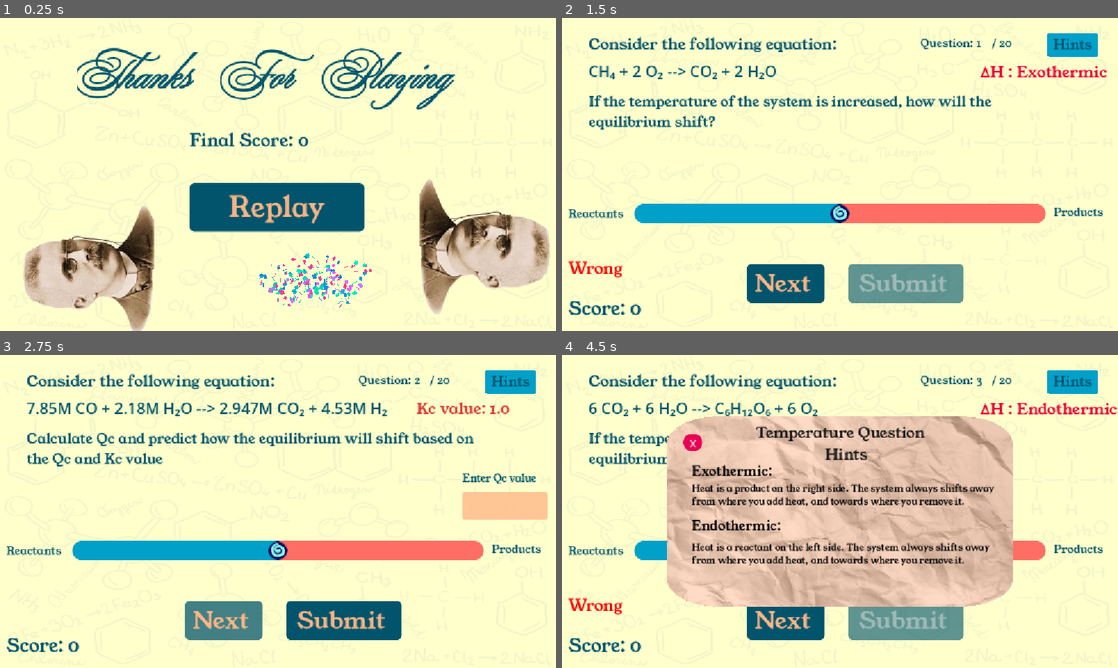
Above: before the commit, frames 1-4 (two rows, left to right).
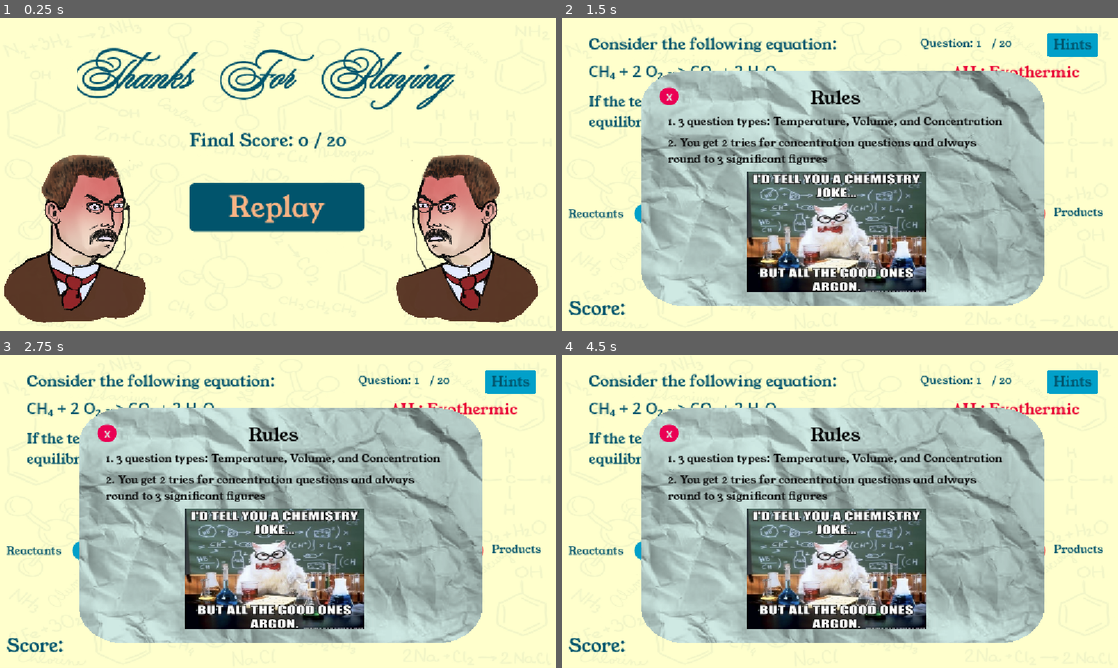
Above: after the commit, the same moments.

Repository: iisalut/Le-Chateliers-Principles-game
Game: Godot game, scene res://end_game.tscn
The game is run twice, just before and just after one commit, with the same random seed, the same clock (stepped at 60 frames per second) and the same inputs. This scene is started directly instead of the project's main scene.
Inputs:
- Up to frame 1 (0.25 s): no input
- Up to frame 2 (1.5 s): click "Replay" at 0.5 s; click "Submit" at 1.25 s
- Up to frame 3 (2.75 s): click "Next" at 2 s
- Up to frame 4 (4.5 s): click "Next" at 2.75 s; click "Hints" at 3.5 s; click "Submit" at 4.25 s

The runs differ from the first frame. In frame 1, 21% of the frame differs, in the area x 0-99%, y 36-100%; in frame 2, 54%; in frame 3, 56%, in the area x 4-99%, y 7-95%; in frame 4, 55%.

Commit message:
fixed jump scare + game finished

Diff:
--- a/actual-le-chateliers/end_game.gd
+++ b/actual-le-chateliers/end_game.gd
@@ -2,10 +2,24 @@
 
 @onready var game_over_text_2: RichTextLabel = $"game over text2"
 @onready var replay_button: Button = $"replay button"
+@onready var confetti_particles: Node2D = $"confetti particles"
+@onready var prof_mad_1: TextureRect = $"prof mad1"
+@onready var prof_mad_2: TextureRect = $"prof mad2"
+@onready var prof_2: TextureRect = $prof2
+@onready var prof_1: TextureRect = $prof1
+
 
 func _ready():
-	game_over_text_2.text="Final Score: "+str(QsData.score)
-
+	game_over_text_2.text="Final Score: "+str(QsData.score)+" / 20"
+	prof_1.hide()
+	prof_2.hide()
+	confetti_particles.hide()
+	if QsData.score>10:
+		prof_mad_1.hide()
+		prof_mad_2.hide()
+		confetti_particles.show()
+		prof_1.show()
+		prof_2.show()
 
 
 func _on_replay_button_pressed() -> void:
--- a/actual-le-chateliers/end_game.tscn
+++ b/actual-le-chateliers/end_game.tscn
@@ -3,8 +3,8 @@
 [ext_resource type="Script" uid="uid://0hma4yv3q2ki" path="res://end_game.gd" id="1_sjse8"]
 [ext_resource type="FontFile" uid="uid://cu650w5n7xbn0" path="res://Ballet-Regular-VariableFont_opsz.ttf" id="2_5q2h6"]
 [ext_resource type="Texture2D" uid="uid://c3n7fws0ko2pq" path="res://Screenshot 2026-07-20 at 11.22.08 PM.png" id="2_semjh"]
-[ext_resource type="Texture2D" uid="uid://c404hqxju8mee" path="res://le chatelier dude.png" id="3_4amj7"]
 [ext_resource type="FontFile" uid="uid://buyk8sfuem2ob" path="res://YoungSerif-Regular.ttf" id="3_8aegd"]
+[ext_resource type="Texture2D" uid="uid://ld0ldkxhqi4m" path="res://happy+sad chat dude.PNG" id="5_4amj7"]
 [ext_resource type="PackedScene" uid="uid://b8v5ombwqgj6g" path="res://confetti_particles.tscn" id="6_4amj7"]
 
 [sub_resource type="StyleBoxFlat" id="StyleBoxFlat_semjh"]
@@ -25,6 +25,14 @@
 
 [sub_resource type="StyleBoxFlat" id="StyleBoxFlat_h3nuw"]
 bg_color = Color(0.007843138, 0.4509804, 0.5764706, 0.75686276)
+corner_radius_top_left = 10
+corner_radius_top_right = 10
+corner_radius_bottom_left = 10
+corner_detail = 20
+
+[sub_resource type="AtlasTexture" id="AtlasTexture_h3nuw"]
+atlas = ExtResource("5_4amj7")
+region = Rect2(0, 478.42322, 2089.8691, 2259.7769)
 
 [sub_resource type="Animation" id="Animation_semjh"]
 loop_mode = 1
@@ -61,6 +69,90 @@
 _data = {
 &"RESET": SubResource("Animation_semjh"),
 &"spin1": SubResource("Animation_4amj7")
+}
+
+[sub_resource type="AtlasTexture" id="AtlasTexture_jppxx"]
+atlas = ExtResource("5_4amj7")
+region = Rect2(149.57813, 501.8003, 1909.1216, 2197.438)
+
+[sub_resource type="AtlasTexture" id="AtlasTexture_2goxq"]
+atlas = ExtResource("5_4amj7")
+region = Rect2(2175.585, 299.1996, 1940.291, 2361.0771)
+
+[sub_resource type="Animation" id="Animation_5mt7g"]
+length = 0.001
+tracks/0/type = "value"
+tracks/0/imported = false
+tracks/0/enabled = true
+tracks/0/path = NodePath(".:position")
+tracks/0/interp = 1
+tracks/0/loop_wrap = true
+tracks/0/keys = {
+"times": PackedFloat32Array(0),
+"transitions": PackedFloat32Array(1),
+"update": 0,
+"values": [Vector2(803.00006, 242)]
+}
+
+[sub_resource type="Animation" id="Animation_mao43"]
+resource_name = "mad_jitter"
+length = 0.8666667
+loop_mode = 2
+tracks/0/type = "value"
+tracks/0/imported = false
+tracks/0/enabled = true
+tracks/0/path = NodePath(".:position")
+tracks/0/interp = 1
+tracks/0/loop_wrap = true
+tracks/0/keys = {
+"times": PackedFloat32Array(0, 0.13333334, 0.26666668, 0.4, 0.5, 0.6, 0.73333335, 0.8333333),
+"transitions": PackedFloat32Array(1, 1, 1, 1, 1, 1, 1, 1),
+"update": 0,
+"values": [Vector2(803.00006, 242), Vector2(828.00006, 242), Vector2(799, 242), Vector2(821.00006, 242), Vector2(821.00006, 242), Vector2(836.00006, 242), Vector2(791.00006, 242), Vector2(803, 242)]
+}
+
+[sub_resource type="AnimationLibrary" id="AnimationLibrary_b8sqn"]
+_data = {
+&"RESET": SubResource("Animation_5mt7g"),
+&"mad_jitter": SubResource("Animation_mao43")
+}
+
+[sub_resource type="Animation" id="Animation_57ipk"]
+length = 0.001
+tracks/0/type = "value"
+tracks/0/imported = false
+tracks/0/enabled = true
+tracks/0/path = NodePath(".:position")
+tracks/0/interp = 1
+tracks/0/loop_wrap = true
+tracks/0/keys = {
+"times": PackedFloat32Array(0),
+"transitions": PackedFloat32Array(1),
+"update": 0,
+"values": [Vector2(28.999996, 242)]
+}
+
+[sub_resource type="Animation" id="Animation_bx16a"]
+resource_name = "new_animation"
+length = 0.6666667
+loop_mode = 1
+tracks/0/type = "value"
+tracks/0/imported = false
+tracks/0/enabled = true
+tracks/0/path = NodePath(".:position")
+tracks/0/interp = 1
+tracks/0/loop_wrap = true
+tracks/0/keys = {
+"times": PackedFloat32Array(0, 0.076737806, 0.1373203, 0.18578628, 0.24232993, 0.29079592, 0.35945606, 0.42003855, 0.4927375, 0.5573588, 0.6381355),
+"transitions": PackedFloat32Array(1, 1, 1, 1, 1, 1, 1, 1, 1, 1, 1),
+"update": 0,
+"values": [Vector2(28.999996, 242), Vector2(52, 242), Vector2(3.8146973e-06, 242), Vector2(18.999998, 242), Vector2(-11.999998, 242), Vector2(0, 242), Vector2(0, 242), Vector2(-11.999998, 242), Vector2(12.999996, 242), Vector2(2.861023e-06, 242), Vector2(3.8146973e-06, 242)]
+}
+
+[sub_resource type="AnimationLibrary" id="AnimationLibrary_j6s1x"]
+_data = {
+&"RESET": SubResource("Animation_57ipk"),
+&"new_animation": SubResource("Animation_bx16a")
 }
 
 [node name="end game" type="Control" unique_id=1977639254]
@@ -118,7 +210,7 @@
 anchor_bottom = 0.5
 offset_left = -183.0
 offset_top = -96.0
-offset_right = 141.0
+offset_right = 263.0
 offset_bottom = -28.0
 grow_horizontal = 2
 grow_vertical = 2
@@ -151,39 +243,43 @@
 text = "Replay"
 
 [node name="prof1" type="TextureRect" parent="." unique_id=567219752]
+visible = false
 layout_mode = 1
 anchors_preset = 3
 anchor_left = 1.0
 anchor_top = 1.0
 anchor_right = 1.0
 anchor_bottom = 1.0
-offset_left = -338.0
-offset_top = -323.0
-offset_right = -21.669434
-offset_bottom = -22.0
+offset_left = -1215.0
+offset_top = -1304.0
+offset_right = 874.0
+offset_bottom = 955.0
 grow_horizontal = 0
 grow_vertical = 0
 rotation = 6.2831855
-pivot_offset = Vector2(179.867, 161.458)
-texture = ExtResource("3_4amj7")
+scale = Vector2(0.16, 0.16)
+pivot_offset = Vector2(1044.5, 1129.5)
+texture = SubResource("AtlasTexture_h3nuw")
 
 [node name="AnimationPlayer" type="AnimationPlayer" parent="prof1" unique_id=2053656124]
 libraries/ = SubResource("AnimationLibrary_h3nuw")
 autoplay = &"spin1"
 
 [node name="prof2" type="TextureRect" parent="." unique_id=1375762425]
+visible = false
 layout_mode = 1
 anchors_preset = 2
 anchor_top = 1.0
 anchor_bottom = 1.0
-offset_left = 15.0
-offset_top = -326.0
-offset_right = 315.0
-offset_bottom = -25.0
+offset_left = -1581.9999
+offset_top = -2164.0
+offset_right = 1917.5731
+offset_bottom = 1800.9053
 grow_vertical = 0
 rotation = 6.2831855
-pivot_offset = Vector2(179.867, 161.458)
-texture = ExtResource("3_4amj7")
+scale = Vector2(0.09, 0.09)
+pivot_offset = Vector2(1749.787, 1982.453)
+texture = SubResource("AtlasTexture_jppxx")
 flip_h = true
 
 [node name="AnimationPlayer" type="AnimationPlayer" parent="prof2" unique_id=977752904]
@@ -193,4 +289,42 @@
 [node name="confetti particles" parent="." unique_id=527708906 instance=ExtResource("6_4amj7")]
 position = Vector2(602, 648)
 
+[node name="prof mad1" type="TextureRect" parent="." unique_id=923633668]
+layout_mode = 1
+anchors_preset = 3
+anchor_left = 1.0
+anchor_top = 1.0
+anchor_right = 1.0
+anchor_bottom = 1.0
+offset_left = -338.3767
+offset_top = -406.0
+offset_right = 1601.6323
+offset_bottom = 1955.0
+grow_horizontal = 0
+grow_vertical = 0
+scale = Vector2(0.17, 0.17)
+texture = SubResource("AtlasTexture_2goxq")
+
+[node name="AnimationPlayer" type="AnimationPlayer" parent="prof mad1" unique_id=1421572812]
+libraries/ = SubResource("AnimationLibrary_b8sqn")
+autoplay = &"mad_jitter"
+
+[node name="prof mad2" type="TextureRect" parent="." unique_id=2106756303]
+layout_mode = 1
+anchors_preset = 2
+anchor_top = 1.0
+anchor_bottom = 1.0
+offset_left = 28.999996
+offset_top = -406.0
+offset_right = 1969.0
+offset_bottom = 1955.0
+grow_vertical = 0
+scale = Vector2(0.17, 0.17)
+texture = SubResource("AtlasTexture_2goxq")
+flip_h = true
+
+[node name="AnimationPlayer" type="AnimationPlayer" parent="prof mad2" unique_id=2133689429]
+libraries/ = SubResource("AnimationLibrary_j6s1x")
+autoplay = &"new_animation"
+
 [connection signal="pressed" from="replay button" to="." method="_on_replay_button_pressed"]
--- a/actual-le-chateliers/game_manager.gd
+++ b/actual-le-chateliers/game_manager.gd
@@ -150,6 +150,7 @@
 			QsData.score+=1
 		else:
 			answer_label.text="Wrong"
+			incorrect_guess_count+=1
 	else:
 		if curr_max_vol_moles=="right" and value<0 :
 			answer_label.text="Correct"
@@ -159,6 +160,7 @@
 			QsData.score+=1
 		else:
 			answer_label.text="Wrong"
+			incorrect_guess_count+=1
 	score_label.text= "Score: "+str(QsData.score)
 	print("just checked answers and updated score")
 
@@ -414,7 +416,6 @@
 	if incorrect_guess_count==5:
 		mad_dude.show()
 		timer.start()
-		_on_timer_timeout()
 	print("incorrect guesses: "+ str(incorrect_guess_count))
 
 # this represents the next button which will change to next qs + counts curr question
--- a/actual-le-chateliers/quiz.tscn
+++ b/actual-le-chateliers/quiz.tscn
@@ -338,9 +338,9 @@
 anchors_preset = 1
 anchor_left = 1.0
 anchor_right = 1.0
-offset_left = -285.0
+offset_left = -342.0
 offset_top = 89.0
-offset_right = 46.0
+offset_right = -11.0
 offset_bottom = 153.0
 grow_horizontal = 0
 theme_override_colors/default_color = Color(0.9129348, 0, 0.20002878, 1)
@@ -1018,7 +1018,6 @@
 text = "conc answer"
 
 [node name="intro pop up" type="Panel" parent="." unique_id=1139581157]
-visible = false
 material = SubResource("ShaderMaterial_hgkws")
 layout_mode = 1
 anchors_preset = 8
